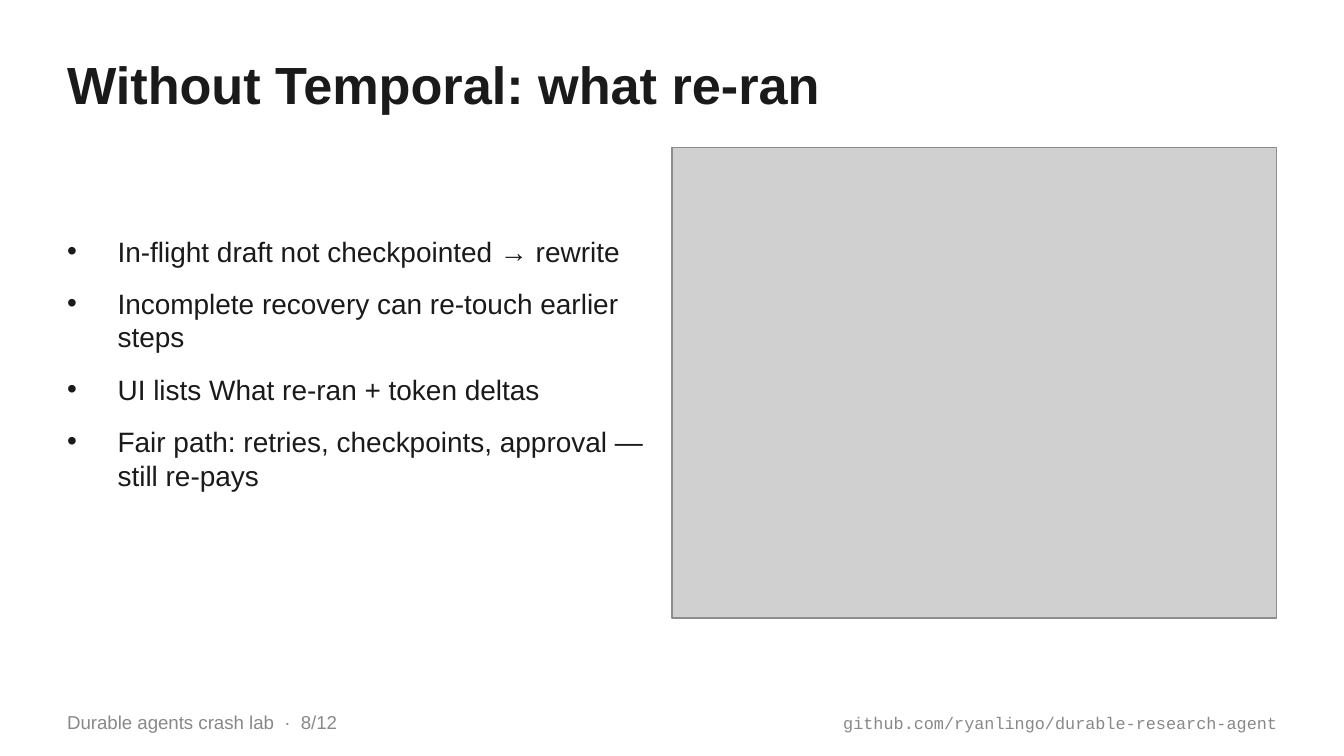
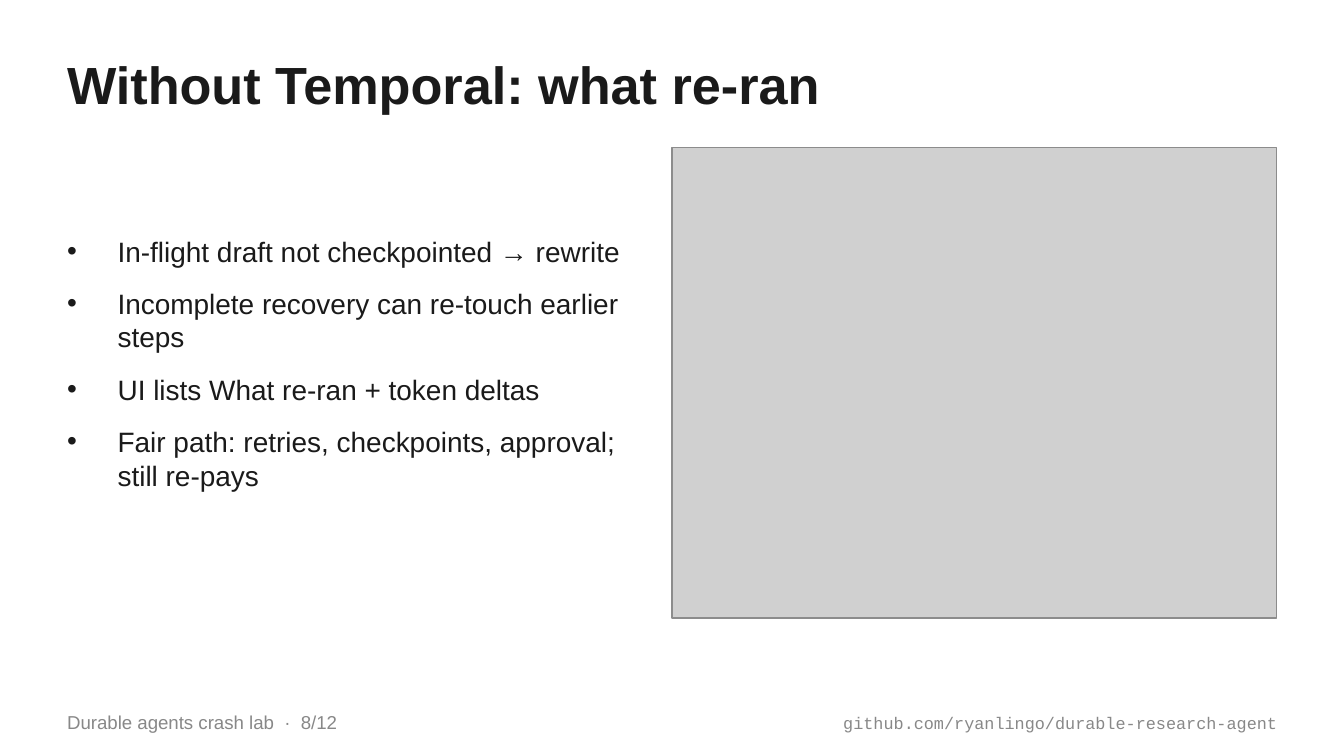
Before and after one commit to ryanlingo/durable-research-agent, a slide deck: slide 8 of content/decks/2026-07-31-durable-agents-crash-lab.pptx. Drawn at 1344x756 pixels with LibreOffice and Linux fonts; fonts in the diff are those of the drawing; grey boxes stand for pictures. Boxes give left, top, right and bottom in pixels: in the first picture for what was removed or moved away, otherwise in the second. Text is boxed around its words. In the diff, an @@ line names an element or a change of style, - is before the commit and + after.

```diff
--- a/content/decks/2026-07-31-durable-agents-crash-lab.pptx
+++ b/content/decks/2026-07-31-durable-agents-crash-lab.pptx
@@ text at [118,431,615,491]: text changed @@
-• Fair path: retries, checkpoints, approval — still re-pays
+• Fair path: retries, checkpoints, approval; still re-pays
```
Also in this commit, not shown: 11 other files.
